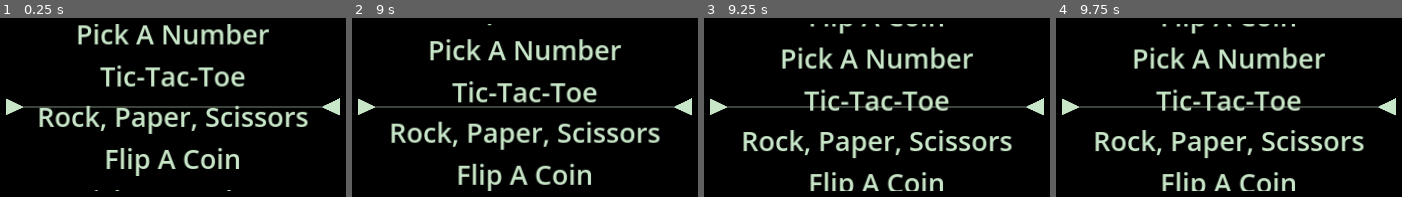
Above: before the commit, frames 1-4 (left to right).
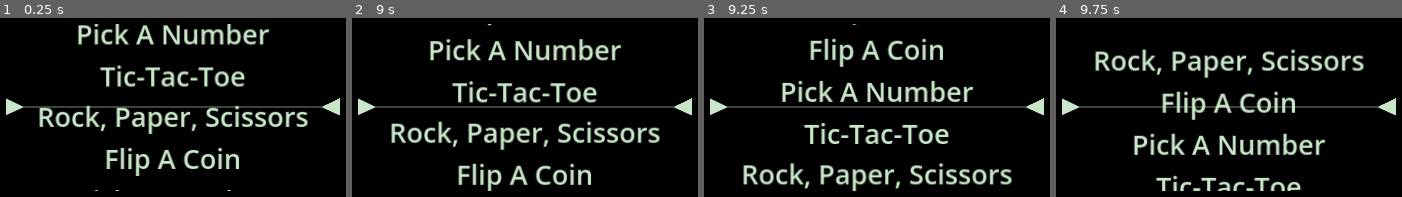
Above: after the commit, the same moments.

Repository: standstilldigitalmedia/MiniGames-gd
Game: Godot game, scene res://GamePicker/game_picker.tscn
Same seed, same stepped clock (60 frames per second), same inputs: the game is played once before the commit and once after it. This scene is started directly instead of the project's main scene.
Inputs:
- Up to frame 1 (0.25 s): no input
- Up to frame 2 (9 s): no input
- Up to frame 3 (9.25 s): no input
- Up to frame 4 (9.75 s): no input

Frames 1-2 are identical in both runs. In frame 3, 19% of the frame differs, in the area x 11-90%, y 3-97%; in frame 4, 17%.

Commit message:
FlipACoin
FlipACoin is mostly finished. Just need to show Win screen which will change current_player in the config file

Diff:
--- a/Autoload/config_manager.gd
+++ b/Autoload/config_manager.gd
@@ -14,6 +14,8 @@
 const BUTTON_SCENE_PATH = "res://UI/Scenes/my_button.tscn"
 const CONFIRM_BOX_SCENE_PATH = "res://MyConfirmBox/my_confirm_box.tscn"
 const WHOSE_TURN_SCENE_PATH = "res://WhoseTurn/whose_turn.tscn"
+
+const OVERLAY_SCENE_PATH = "res://OverlayPanel/overlay_panel.tscn"
 
 const FLIP_A_COIN_PATH = "res://FlipACoin/flip_a_coin.tscn"
 const PICK_A_NUMBER_PATH = "res://PickANumber/pick_a_number.tscn"
--- a/FlipACoin/flip_a_coin.gd
+++ b/FlipACoin/flip_a_coin.gd
@@ -1,11 +1,64 @@
 extends Control
 
+var overlay_scene: Node
+var flipping = true
+var choice : String
 
-# Called when the node enters the scene tree for the first time.
 func _ready():
-	pass # Replace with function body.
+	ConfigManager.read_config()
+	var overlay_resource = load(ConfigManager.OVERLAY_SCENE_PATH)
+	overlay_scene = overlay_resource.instantiate()
+	overlay_scene.set_title_text("Flip A Coin")
+	add_child(overlay_scene)
+	$Background/FlippingCoin/Tails.hide()
 
+func _on_flipping_timer_timeout():
+	if flipping:
+		if $Background/FlippingCoin/Tails.visible:
+			$Background/FlippingCoin/Tails.hide()
+			$Background/FlippingCoin/Heads.show()
+		else:
+			$Background/FlippingCoin/Tails.show()
+			$Background/FlippingCoin/Heads.hide()
 
-# Called every frame. 'delta' is the elapsed time since the previous frame.
-func _process(delta):
-	pass
+func _on_slow_down_timer_timeout():
+	$FlippingTimer.wait_time += 0.1
+	if $FlippingTimer.wait_time > 1:
+		flipping = false
+		$FlippingTimer.stop()
+		$SlowDownTimer.stop()
+		if $Background/FlippingCoin/Tails.visible:
+			if choice == "tails":
+				if overlay_scene.get_current_player() == 1:
+					overlay_scene.increase_player_1_score()
+				else:
+					overlay_scene.increase_player_2_score()
+		else:
+			if choice == "heads":
+				if overlay_scene.get_current_player() == 1:
+					overlay_scene.increase_player_1_score()
+				else:
+					overlay_scene.increase_player_2_score()
+		$NextTurnTimer.start()
+
+func _on_heads_button_pressed():
+	$HeadsButton.release_focus()
+	$HeadsButton.set_disabled(true)
+	$TailsButton.set_disabled(true)
+	choice = "heads"
+	$SlowDownTimer.start()
+
+func _on_tails_button_pressed():
+	$TailsButton.release_focus()
+	$HeadsButton.set_disabled(true)
+	$TailsButton.set_disabled(true)
+	choice = "tails"
+	$SlowDownTimer.start()
+
+func _on_next_turn_timer_timeout():
+	overlay_scene.switch_current_player()
+	$HeadsButton.set_disabled(false)
+	$TailsButton.set_disabled(false)
+	$FlippingTimer.wait_time = 0.3
+	$FlippingTimer.start()
+	flipping = true
--- a/FlipACoin/flip_a_coin.tscn
+++ b/FlipACoin/flip_a_coin.tscn
@@ -1,6 +1,42 @@
-[gd_scene load_steps=2 format=3 uid="uid://cw7xvvo8nl50r"]
+[gd_scene load_steps=15 format=3 uid="uid://cw7xvvo8nl50r"]
 
 [ext_resource type="Script" path="res://FlipACoin/flip_a_coin.gd" id="1_nxtkx"]
+[ext_resource type="Texture2D" uid="uid://b4m8nmouwpbie" path="res://FlipACoin/Images/heads.png" id="2_ggpcd"]
+[ext_resource type="Texture2D" uid="uid://cvdbxa8is4h4" path="res://FlipACoin/Images/tails.png" id="3_5maqr"]
+
+[sub_resource type="StyleBoxEmpty" id="StyleBoxEmpty_ddq83"]
+
+[sub_resource type="StyleBoxTexture" id="StyleBoxTexture_xhpgt"]
+texture = ExtResource("2_ggpcd")
+
+[sub_resource type="StyleBoxTexture" id="StyleBoxTexture_xjv1w"]
+texture = ExtResource("2_ggpcd")
+
+[sub_resource type="StyleBoxTexture" id="StyleBoxTexture_fkw7m"]
+texture = ExtResource("2_ggpcd")
+
+[sub_resource type="StyleBoxTexture" id="StyleBoxTexture_n5hbl"]
+texture = ExtResource("2_ggpcd")
+modulate_color = Color(1, 1, 1, 0.392157)
+
+[sub_resource type="StyleBoxTexture" id="StyleBoxTexture_q7gqn"]
+texture = ExtResource("2_ggpcd")
+
+[sub_resource type="StyleBoxTexture" id="StyleBoxTexture_p7nld"]
+texture = ExtResource("3_5maqr")
+
+[sub_resource type="StyleBoxTexture" id="StyleBoxTexture_iwu6p"]
+texture = ExtResource("3_5maqr")
+
+[sub_resource type="StyleBoxTexture" id="StyleBoxTexture_8ldld"]
+texture = ExtResource("3_5maqr")
+
+[sub_resource type="StyleBoxTexture" id="StyleBoxTexture_b3jap"]
+texture = ExtResource("3_5maqr")
+modulate_color = Color(1, 1, 1, 0.392157)
+
+[sub_resource type="StyleBoxTexture" id="StyleBoxTexture_un5ln"]
+texture = ExtResource("3_5maqr")
 
 [node name="FlipACoin" type="Control"]
 layout_mode = 3
@@ -10,3 +46,120 @@
 grow_horizontal = 2
 grow_vertical = 2
 script = ExtResource("1_nxtkx")
+
+[node name="Background" type="ColorRect" parent="."]
+layout_mode = 1
+anchors_preset = 15
+anchor_right = 1.0
+anchor_bottom = 1.0
+grow_horizontal = 2
+grow_vertical = 2
+color = Color(0, 0, 0, 1)
+
+[node name="FlippingCoin" type="Panel" parent="Background"]
+custom_minimum_size = Vector2(300, 400)
+layout_mode = 1
+anchors_preset = -1
+anchor_left = 0.378
+anchor_top = 0.315
+anchor_right = 0.617
+anchor_bottom = 0.685
+offset_left = -0.76001
+offset_top = -0.200043
+offset_right = 0.36084
+offset_bottom = 0.199951
+grow_horizontal = 2
+grow_vertical = 2
+theme_override_styles/panel = SubResource("StyleBoxEmpty_ddq83")
+
+[node name="TitleLabel" type="Label" parent="Background/FlippingCoin"]
+custom_minimum_size = Vector2(300, 0)
+layout_mode = 2
+anchor_right = 1.0
+anchor_bottom = 0.351
+offset_bottom = 0.00499725
+theme_override_font_sizes/font_size = 60
+text = "Call it in the air!"
+horizontal_alignment = 1
+vertical_alignment = 1
+
+[node name="Heads" type="TextureRect" parent="Background/FlippingCoin"]
+layout_mode = 1
+anchors_preset = -1
+anchor_left = 0.283
+anchor_top = 0.5
+anchor_right = 0.717
+anchor_bottom = 1.0
+offset_left = -0.180008
+offset_right = 0.179993
+grow_horizontal = 2
+grow_vertical = 0
+texture = ExtResource("2_ggpcd")
+
+[node name="Tails" type="TextureRect" parent="Background/FlippingCoin"]
+layout_mode = 1
+anchors_preset = -1
+anchor_left = 0.283
+anchor_top = 0.5
+anchor_right = 0.717
+anchor_bottom = 1.0
+offset_left = -0.180008
+offset_right = 0.179993
+grow_horizontal = 2
+grow_vertical = 0
+texture = ExtResource("3_5maqr")
+
+[node name="HeadsButton" type="Button" parent="."]
+custom_minimum_size = Vector2(200, 200)
+layout_mode = 1
+anchors_preset = -1
+anchor_left = 0.052
+anchor_top = 0.722
+anchor_right = 0.156
+anchor_bottom = 0.907
+offset_left = 0.159996
+offset_top = 0.239929
+offset_right = 0.47998
+offset_bottom = 0.439941
+grow_vertical = 0
+theme_override_styles/normal = SubResource("StyleBoxTexture_xhpgt")
+theme_override_styles/hover = SubResource("StyleBoxTexture_xjv1w")
+theme_override_styles/pressed = SubResource("StyleBoxTexture_fkw7m")
+theme_override_styles/disabled = SubResource("StyleBoxTexture_n5hbl")
+theme_override_styles/focus = SubResource("StyleBoxTexture_q7gqn")
+
+[node name="TailsButton" type="Button" parent="."]
+custom_minimum_size = Vector2(200, 200)
+layout_mode = 1
+anchors_preset = -1
+anchor_left = 0.844
+anchor_top = 0.722
+anchor_right = 0.948
+anchor_bottom = 0.907
+offset_left = -0.480103
+offset_top = 0.239929
+offset_right = -0.160156
+offset_bottom = 0.439941
+grow_horizontal = 0
+grow_vertical = 0
+theme_override_styles/normal = SubResource("StyleBoxTexture_p7nld")
+theme_override_styles/hover = SubResource("StyleBoxTexture_iwu6p")
+theme_override_styles/pressed = SubResource("StyleBoxTexture_8ldld")
+theme_override_styles/disabled = SubResource("StyleBoxTexture_b3jap")
+theme_override_styles/focus = SubResource("StyleBoxTexture_un5ln")
+
+[node name="FlippingTimer" type="Timer" parent="."]
+wait_time = 0.3
+autostart = true
+
+[node name="SlowDownTimer" type="Timer" parent="."]
+
+[node name="NextTurnTimer" type="Timer" parent="."]
+wait_time = 2.0
+one_shot = true
+
+[connection signal="pressed" from="HeadsButton" to="." method="_on_heads_button_pressed"]
+[connection signal="pressed" from="TailsButton" to="." method="_on_tails_button_pressed"]
+[connection signal="timeout" from="FlippingTimer" to="." method="_on_flipping_timer_timeout"]
+[connection signal="timeout" from="SlowDownTimer" to="." method="_on_slow_down_timer_timeout"]
+[connection signal="timeout" from="NextTurnTimer" to="." method="_on_next_turn_timer_timeout"]
--- a/GamePicker/game_picker.gd
+++ b/GamePicker/game_picker.gd
@@ -12,13 +12,13 @@
 
 func get_game_path(rando):
 	if rando < 25:
-		game_path = ConfigManager.FLIP_A_COIN_PATH
+		game_path = ConfigManager.TIC_TAC_TOE_PATH
 	elif rando < 50:
 		game_path = ConfigManager.PICK_A_NUMBER_PATH
 	elif rando < 75:
+		game_path = ConfigManager.FLIP_A_COIN_PATH
+	else:
 		game_path = ConfigManager.ROCK_PAPER_SCISSORS_PATH
-	else:
-		game_path = ConfigManager.TIC_TAC_TOE_PATH
 
 func get_end_y(rando):
 	if rando < 25:
@@ -35,7 +35,7 @@
 		$Timer2.stop()
 		var rng = RandomNumberGenerator.new()
 		rng.seed = hash(Time.get_datetime_string_from_system())
-		var rando = 20 #rng.randf_range(1.0, 100.0)
+		var rando = 53 #rng.randf_range(1.0, 100.0)
 		stopping = true
 		final_position = Vector2(0, get_end_y(rando))
 		get_game_path(rando)
--- a/OverlayPanel/overlay_panel.gd
+++ b/OverlayPanel/overlay_panel.gd
@@ -3,17 +3,39 @@
 func set_title_text(title):
 	$TitleLabel.set_text(title)
 
+func switch_current_player():
+	if $Player1Container/PlayerName.get_text() == $CurrentPlayerContainer/CurrentPlayerNameLabel.get_text():
+		$CurrentPlayerContainer/CurrentPlayerNameLabel.set_text($Player2Container/PlayerName.get_text())
+	else:
+		$CurrentPlayerContainer/CurrentPlayerNameLabel.set_text($Player1Container/PlayerName.get_text())
+
+func get_player_1():
+	return $Player1Container/PlayerName.get_text()
+
+func get_player_2():
+	return $Player2Container/PlayerName.get_text()
+
+func set_current_player(current_player):
+	$CurrentPlayerContainer/CurrentPlayerNameLabel.set_text(current_player)
+
+func get_current_player():
+	if $Player1Container/PlayerName.get_text() == $CurrentPlayerContainer/CurrentPlayerNameLabel.get_text():
+		return 1
+	elif $Player2Container/PlayerName.get_text() == $CurrentPlayerContainer/CurrentPlayerNameLabel.get_text():
+		return 2
+	return 0
+
 func increase_player_1_score():
 	var score = int($Player1Container/PlayerScore.get_text())
 	score += 1
-	$Player1Container/PlayerScore.set_text(score)
+	$Player1Container/PlayerScore.set_text(str(score))
 	if score == 2:
 		print("Player1 Wins")
 
 func increase_player_2_score():
 	var score = int($Player2Container/PlayerScore.get_text())
 	score += 1
-	$Player2Container/PlayerScore.set_text(score)
+	$Player2Container/PlayerScore.set_text(str(score))
 	if score == 2:
 		print("Player2 Wins")
 
--- a/OverlayPanel/overlay_panel.tscn
+++ b/OverlayPanel/overlay_panel.tscn
@@ -4,9 +4,9 @@
 
 [node name="OverlayPanel" type="Control"]
 layout_mode = 3
-anchors_preset = 15
 anchor_right = 1.0
-anchor_bottom = 1.0
+anchor_bottom = 0.336
+offset_bottom = 0.119965
 grow_horizontal = 2
 grow_vertical = 2
 script = ExtResource("1_f8paj")
@@ -17,10 +17,10 @@
 anchors_preset = -1
 anchor_top = 0.046
 anchor_right = 1.0
-anchor_bottom = 0.176
+anchor_bottom = 0.433
 offset_top = 0.319996
 offset_right = 3.0
-offset_bottom = -40.08
+offset_bottom = -133.371
 grow_horizontal = 2
 theme_override_colors/font_color = Color(0.784314, 0.901961, 0.784314, 1)
 theme_override_font_sizes/font_size = 100
@@ -35,11 +35,11 @@
 anchor_left = 0.026
 anchor_top = 0.046
 anchor_right = 0.234
-anchor_bottom = 0.235
+anchor_bottom = 0.598
 offset_left = 0.079998
-offset_top = 0.319996
-offset_right = 0.719971
-offset_bottom = -3.80002
+offset_top = 0.302
+offset_right = 0.720001
+offset_bottom = -0.0740204
 
 [node name="PlayerName" type="Label" parent="Player1Container"]
 custom_minimum_size = Vector2(0, 50)
@@ -66,11 +66,11 @@
 anchor_left = 0.766
 anchor_top = 0.046
 anchor_right = 0.974
-anchor_bottom = 0.231
+anchor_bottom = 0.598
 offset_left = -0.720093
 offset_top = 0.319996
-offset_right = -0.0800781
-offset_bottom = 0.519989
+offset_right = -0.0802002
+offset_bottom = -132.701
 grow_horizontal = 0
 
 [node name="PlayerName" type="Label" parent="Player2Container"]
@@ -96,14 +96,14 @@
 layout_mode = 1
 anchors_preset = -1
 anchor_left = 0.344
-anchor_top = 0.185
+anchor_top = 0.5
 anchor_right = 0.656
-anchor_bottom = 0.374
+anchor_bottom = 1.0
 offset_left = -0.480042
-offset_top = 0.199997
+offset_top = -18.5
 offset_right = 0.47998
-offset_bottom = 0.0799866
 grow_horizontal = 2
+grow_vertical = 0
 
 [node name="CurrentPlayerLabel" type="Label" parent="CurrentPlayerContainer"]
 custom_minimum_size = Vector2(0, 50)
Binary file changed: FlipACoin/Images/heads.png
Binary file changed: FlipACoin/Images/tails.png
